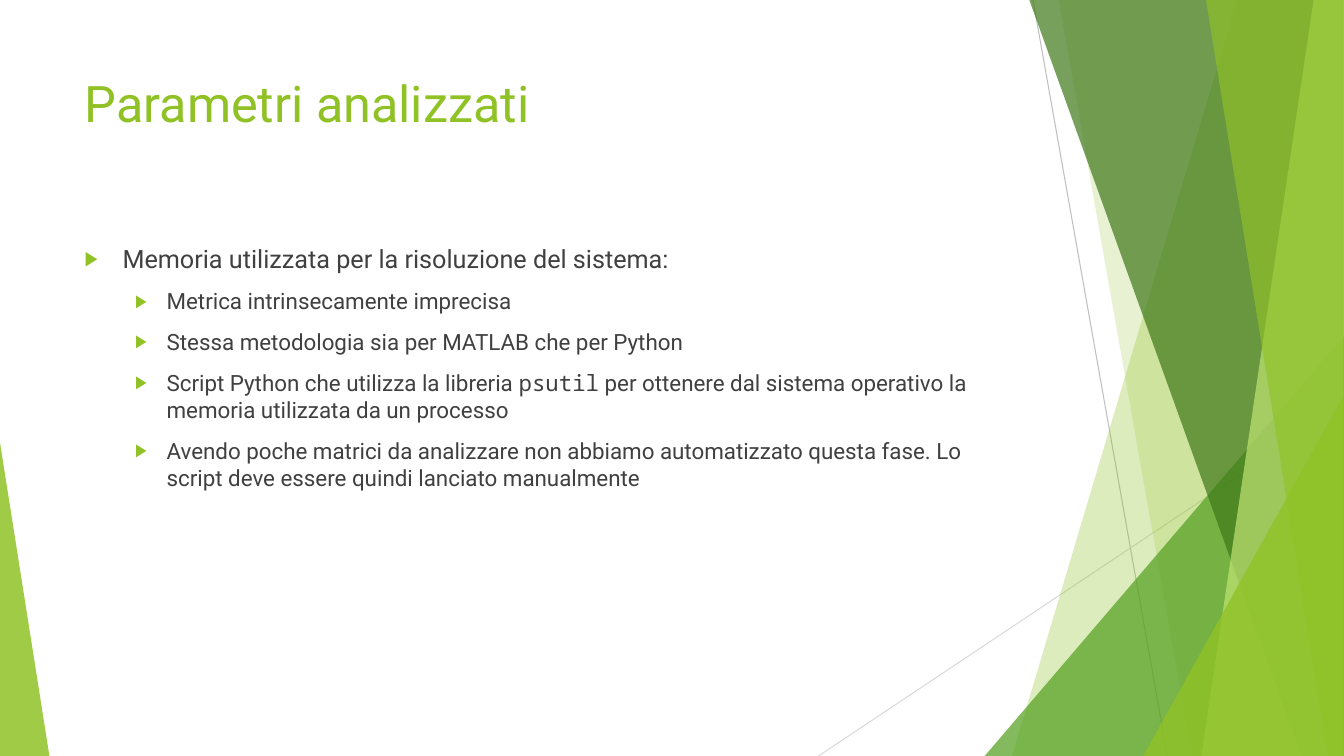
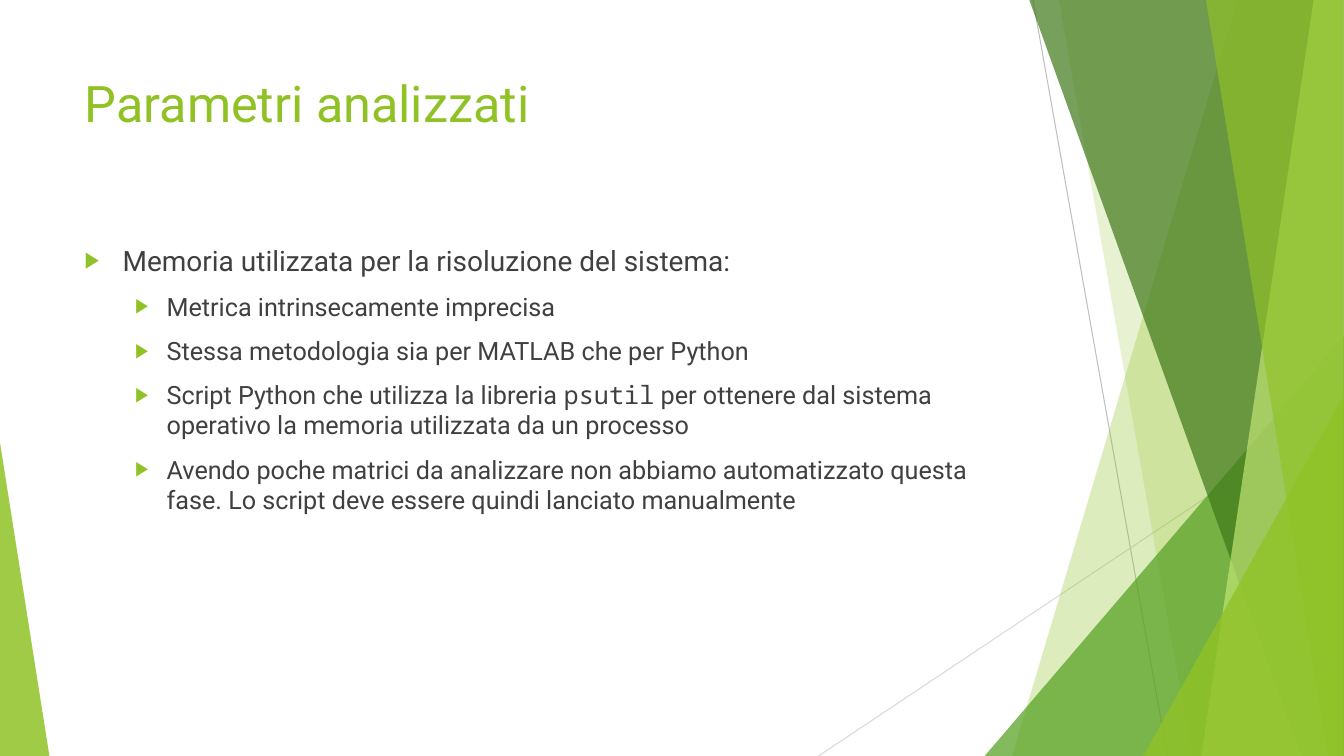
Before and after one commit to CostantiniMatteo/progetto-mcs, a slide deck: slide 10 of presentazione.pptx (slide 9 before the commit). Drawn at 1344x756 pixels with LibreOffice and Linux fonts; fonts in the diff are those of the drawing. Boxes give left, top, right and bottom in pixels: in the first picture for what was removed or moved away, otherwise in the second. Text is boxed around its words. In the diff, an @@ line names an element or a change of style, - is before the commit and + after.

```diff
--- a/presentazione.pptx
+++ b/presentazione.pptx
@@ text "Memoria utilizzata per la risoluzione ..." at [123,250,966,514]: size 18 to 20 pt in "Memoria utilizzata per la risoluzione del sistema:"; size 16 to 18 pt in "Metrica intrinsecamente imprecisa", "Stessa metodologia sia per MATLAB che per ...", "Script Python che utilizza la libreria psutil ...", "Avendo poche matrici da analizzare non abbiamo ..." @@
```
Also in this commit, not shown: 7 other slides changed, 3 slides added, 1 slide removed.
